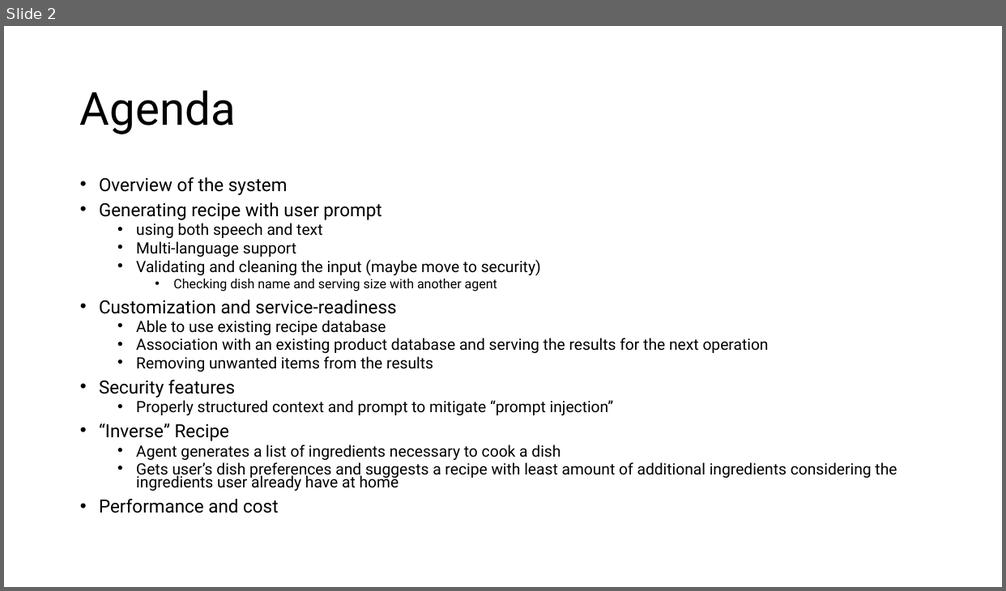
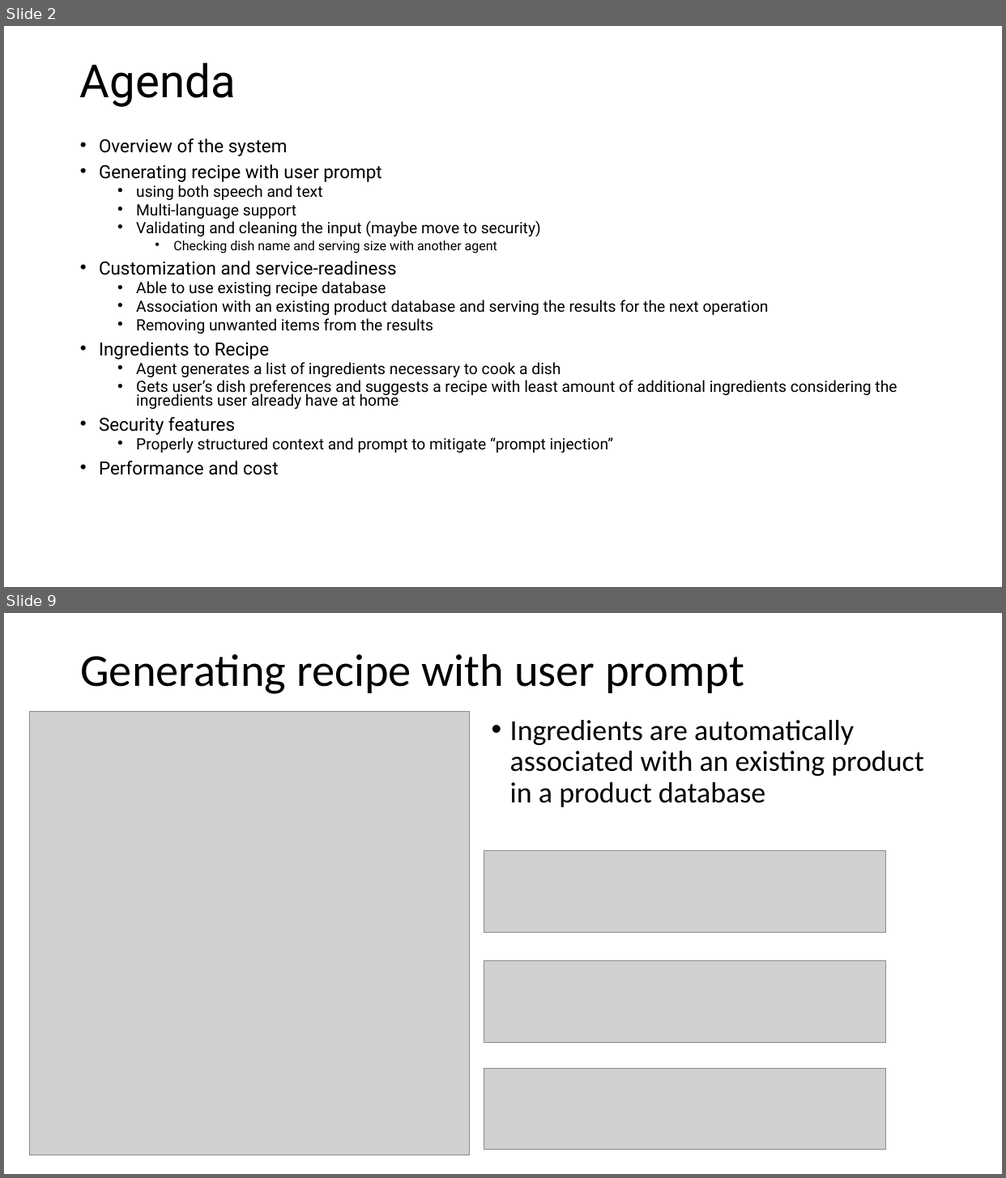
Before and after one commit to deepnetworkgmbh/generative-ai, a slide deck: recipe_generation/Presentation.pptx. Shown one above the other, each under a label of ours: slide 2 before the commit, slides 2 and 9 after it; the slides between them are not shown. The pictures are 1006x591 and 1006x1178 pixels, drawn with LibreOffice and Linux fonts; fonts in the diff are those of the drawing; grey boxes stand for pictures. Boxes give left, top, right and bottom in pixels: in the first picture for what was removed or moved away, otherwise in the second. Text is boxed around its words. In the diff, an @@ line names an element or a change of style, - is before the commit and + after.

```diff
--- a/recipe_generation/Presentation.pptx
+++ b/recipe_generation/Presentation.pptx
@@ slide 9 added at (x1=4, y1=613, x2=1002, y2=1174), background #FFFFFF @@
@@ title added at (x1=80, y1=653, x2=744, y2=694), 44 pt, text #000000 @@
+Generating recipe with user prompt
@@ picture added at (x1=29, y1=711, x2=470, y2=1155) @@
@@ text added at (x1=510, y1=720, x2=924, y2=807), 28 pt, text #000000 @@
+• Ingredients are automatically associated with an existing product in a product database
@@ picture added at (x1=484, y1=851, x2=886, y2=934) @@
@@ picture added at (x1=484, y1=961, x2=886, y2=1043) @@
@@ picture added at (x1=484, y1=1068, x2=886, y2=1150) @@
@@ slide 2 changed as well @@
@@ title "Agenda" moved from (x1=80, y1=90, x2=236, y2=135) to (x1=80, y1=62, x2=236, y2=107) @@
@@ text "Overview of the system" moved from (x1=99, y1=177, x2=897, y2=514) to (x1=99, y1=139, x2=897, y2=476) @@
@@ text at (x1=99, y1=342, x2=897, y2=409): paragraphs added @@
+• Ingredients to Recipe
+  • Agent generates a list of ingredients necessary to cook a dish
+  • Gets user’s dish preferences and suggests a recipe with least amount of additional ingredients considering the ingredients user already have at home
@@ text at (x1=99, y1=424, x2=897, y2=491): paragraphs removed @@
-• “Inverse” Recipe
-  • Agent generates a list of ingredients necessary to cook a dish
-  • Gets user’s dish preferences and suggests a recipe with least amount of additional ingredients considering the ingredients user already have at home
```
Also in this commit, not shown: 13 other slides added, 2 other files.
